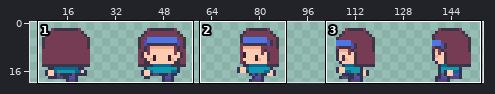
Pixel-art file, stored at Assets/Art/S_Avatar.aseprite. The first picture is a wide view before the edit; the outline marks the close-up.
Close-up. Earlier state:
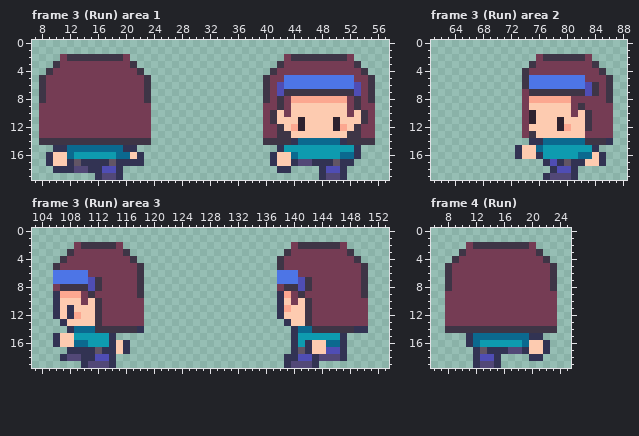
160x20 pixels, 11 frames. Shown: frame 3 (Run) area 1: x 7..57, y 0..19; frame 3 (Run) area 2: x 61..88, y 0..19; frame 3 (Run) area 3: x 103..153, y 0..19; frame 4 (Run): x 6..25, y 0..19. The wide view leaves out empty margins. The commit also changed other frames or places, which this record leaves out.
New version:
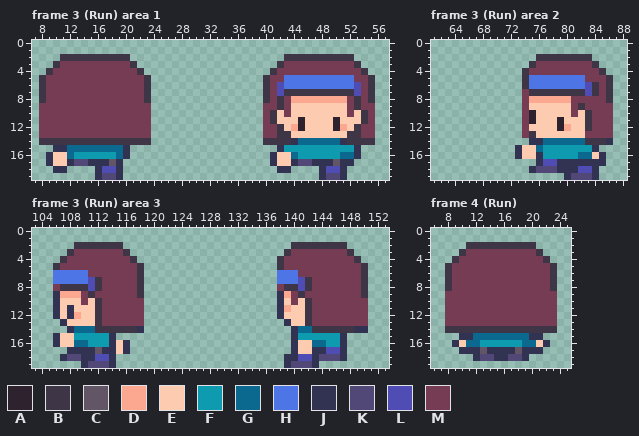
Palette (. is transparent): A #2e222f  B #3e3546  C #625565  D #fca790  E #fdcbb0  F #0e9baf  G #0b698f  H #4d75e6  J #323353  K #524877  L #4f4db4  M #753c54
Log entry: Update Character Animation
Diff:
Frame 3 (Run) area 1, layer "Flattened":
y 2: x 11 M -> B; x 20 M -> B; x 43 M -> B; x 52 M -> B
y 15: x 21 J -> .
y 16: x 20..22 GEJ -> J..
y 17: x 13..14 CJ -> KK; x 20..22 JJJ -> ...
y 18: x 12..15 JKKJ -> ....
Frame 3 (Run) area 2, layer "Flattened":
y 2: x 76 M -> B; x 83 M -> B
y 17: x 76..77 .J -> JL; x 80 C -> J; x 83..84 EE -> JJ
y 18: x 75..80 ...JLL -> JKKKJJ; x 82..84 ... -> LLJ
y 19: x 77..84 JKKKJ... -> ...JKKKJ
Frame 3 (Run) area 3, layer "Flattened":
y 2: x 109 M -> B; x 115 M -> B; x 140 M -> B; x 147 M -> B
y 16: x 141..146 FJEEGG -> EEGGFF
y 17: x 141..144 CJEE -> EEJJ
Frame 4 (Run), layer "Flattened":
y 2: x 11 M -> B; x 20 M -> B
y 15: x 10 . -> J
y 16: x 9..11 ..J -> JEG; x 20 E -> G
y 17: x 10..11 .. -> JJ; x 17..18 KK -> JC; x 20..22 EEJ -> JJ.
y 18: x 13..14 LL -> KK; x 16..21 ....JJ -> JKKJ..
y 19: x 12..15 JKKJ -> ....
